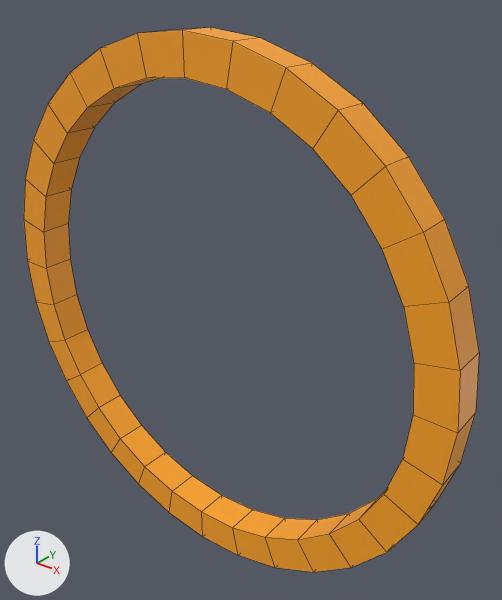
A saved change to the FBX model Assets/PolygonPrototype/Models/SM_Icon_Circle_01.fbx.
One viewpoint serves both versions: a camera (50 mm lens) standing at (0.444, -0.479, 0.34) and looking at (0.031, 0.037, 0.02). The axes (+X, +Y, +Z) are drawn at lower left. The lights are the same throughout. The first picture is the older version. Mesh edges are drawn as thin lines.

In view in the first picture: 'SM_Icon_Circle_01'.
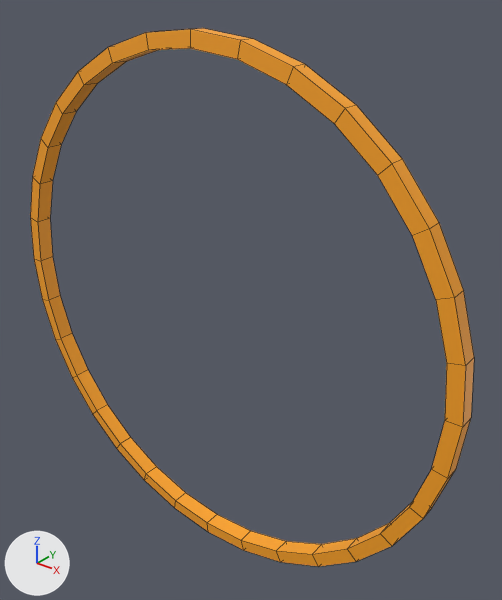
Where the change shows, as pixel boxes [x1, y1, x2, y2] in the pictures (502 x 600 px; the box of a moved part takes in the faces that stretch with it):
'SM_Icon_Circle_01', reshaped, rescaled
    before: [24, 28, 479, 572]
    after: [30, 28, 474, 566]
part 1 of me_mesh, moved or reshaped
    before: [24, 30, 460, 572]
    after: [30, 30, 466, 566]

What changed in the scene script:
```text
Change me_mesh:
    used by ob_sm_icon_circle_01; location = (0.0, 0.0, 0.0); rotation_euler = (1.571, 0.0, 0.0), in degrees (90, 0, 0); scale = (0.01, 0.01, 0.01)
    remove me_mesh.from_pydata(...)  # 128 vertices, 128 faces; spans x -28.8..28.8, y -28.8..28.8, z -1.8..1.8
    add me_mesh.from_pydata(...)  # 128 vertices, 128 faces; spans x -28.8..28.8, y -28.8..28.8, z -2.0..2.0
    me_mesh part 1: 64 of the vertices in x -24.9..24.9, y -24.9..24.9, z -1.8..1.8 are scaled about their middle by 1.1
Change ob_sm_icon_circle_01:
    ob_sm_icon_circle_01.scale: (0.01, 0.01, 0.01) -> (0.01, 0.01, 0.00459)
```
